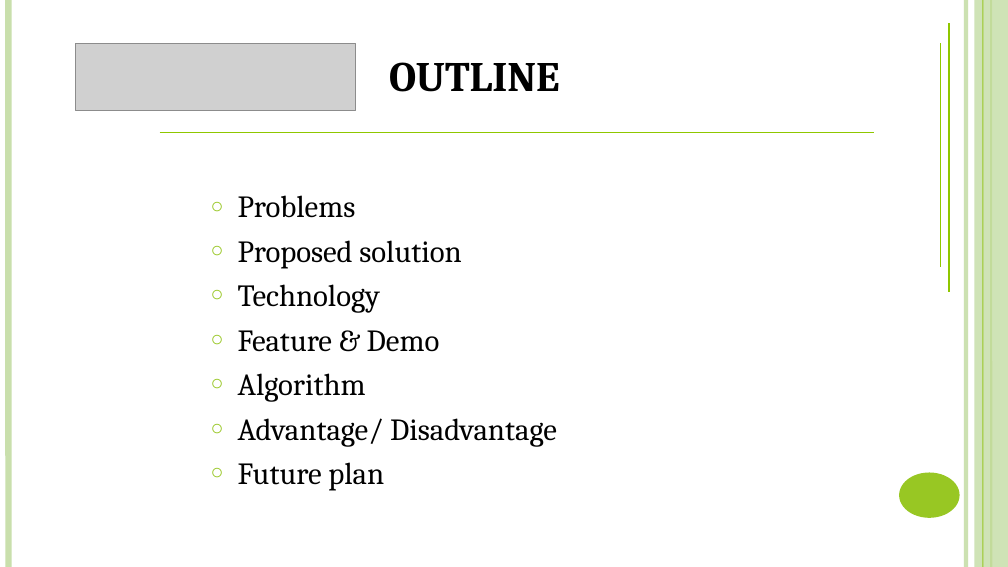
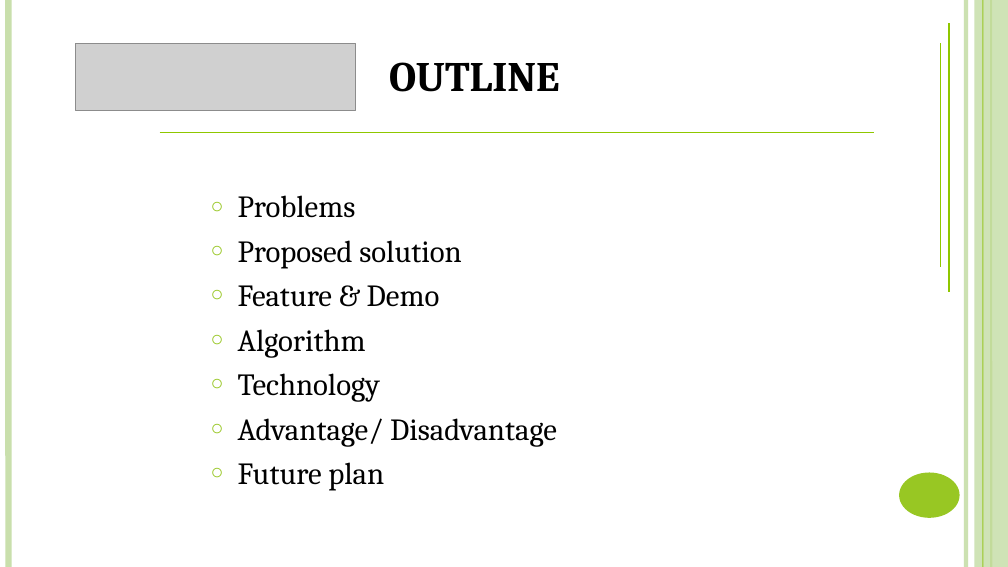
Before and after one commit to DanhLT2/Slide-Unistar, a slide deck: slide 2 of Slide-UniStar/UniStar.pptx. Drawn at 1008x567 pixels with LibreOffice and Linux fonts; fonts in the diff are those of the drawing; grey boxes stand for pictures. Boxes give left, top, right and bottom in pixels: in the first picture for what was removed or moved away, otherwise in the second. Text is boxed around its words. In the diff, an @@ line names an element or a change of style, - is before the commit and + after.

```diff
--- a/Slide-UniStar/UniStar.pptx
+++ b/Slide-UniStar/UniStar.pptx
@@ text at (238,284,380,313): paragraph removed @@
-○ Technology
@@ text at (238,373,380,402): paragraph added @@
+○ Technology
```
Also in this commit, not shown: 5 other slides changed, 26 slides added, 15 slides removed.
